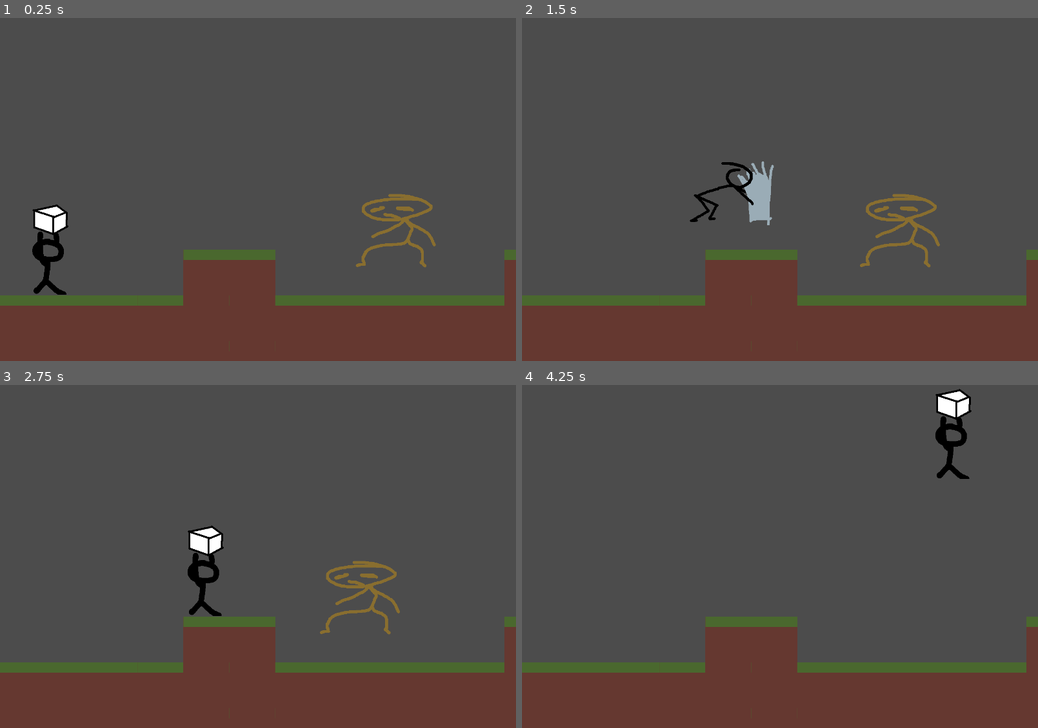
Above: before the commit, frames 1-4 (two rows, left to right).
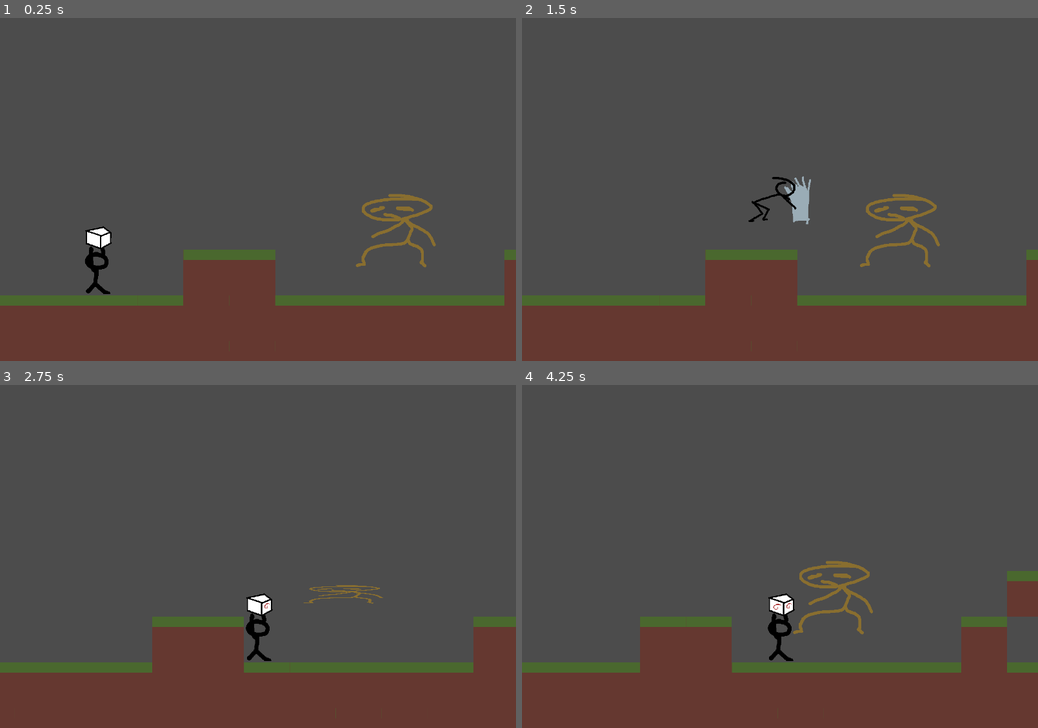
Above: after the commit, the same moments.

Repository: o-bedford/Monkey-Game
Game: Godot game, scene res://scene/level/Test_Movement.tscn
Two runs of this game, one before a commit and one after it. Both use one fixed random seed, a clock stepped at 60 frames per second and the inputs below. The project has no main scene, so this scene is started directly.
Inputs:
- Up to frame 1 (0.25 s): no input
- Up to frame 2 (1.5 s): hold X (steal_attack) 0.53-1.28 s; hold Right (ui_right) from 0.53 s (still down); tap Up (ui_up) at 0.77 s; tap X (steal_attack) at 1.35 s
- Up to frame 3 (2.75 s): tap Up (ui_up) at 1.52 s; release Right (ui_right) at 2.03 s; hold Left (ui_left) from 2.03 s (still down); hold X (steal_attack) from 2.03 s (still down)
- Up to frame 4 (4.25 s): release Left (ui_left) at 2.78 s; release X (steal_attack) at 2.78 s; hold Right (ui_right) from 2.78 s (still down); tap X (steal_attack) at 2.85 s; tap Up (ui_up) at 3.02, 3.77 s; hold X (steal_attack) from 3.53 s (still down)

The runs differ from the first frame. In frame 1, 1.5% of the frame differs, in the area x 6-22%, y 54-81%; in frame 2, 1.6%; in frame 3, 5.0%; in frame 4, 8.7%, in the area x 22-100%, y 1-84%.

Commit message:
Player movement done, squash, camera, cube stuff

Diff:
--- a/project.godot
+++ b/project.godot
@@ -18,8 +18,8 @@
 window/size/width=1440
 window/size/height=1080
 window/size/resizable=false
-window/size/test_width=720
-window/size/test_height=540
+window/size/test_width=1080
+window/size/test_height=810
 window/stretch/mode="2d"
 window/stretch/aspect="keep"
 
--- a/scene/entity/Enemy.gd
+++ b/scene/entity/Enemy.gd
@@ -6,13 +6,20 @@
 
 export(int, "Fire", "Elec", "Rock", "Midas") var holding_power
 
+var is_squashed
+var squash_count = 0
+
 func _ready():
 	randomize()
 	facing = -1
 	holding_power = 1
 
+func _process(delta):
+	if squash_count > 2:
+		queue_free()
+
 func _physics_process(delta):
-	if !is_on_wall():
+	if !is_squashed:
 		velocity.x = speed * facing
 	move_and_slide(velocity, Vector2.UP)
 	if is_on_wall():
@@ -20,3 +27,12 @@
 
 func get_power():
 	return holding_power
+
+func squash():
+	squash_count += 1
+	is_squashed = true
+	$Sprite.scale.y = 0.25
+	velocity.x = 0
+	yield(get_tree().create_timer(1), "timeout")
+	$Sprite.scale.y = 1
+	is_squashed = false
--- a/scene/entity/Player.gd
+++ b/scene/entity/Player.gd
@@ -10,11 +10,19 @@
 var velocity = Vector2.ZERO
 var canJumpButMightNotBeTouchingGround = true
 var jumpJustPressed = false
+var hitCanBePressed = true
 
 var dice_powers = []
+var Dice1
+var Dice2
+var Dice3
 
 func _ready():
-	pass # Replace with function body.
+	$"Hitbox/Hit Shape".disabled = true
+
+func _process(delta):
+	if dice_powers.size() > 6:
+		dice_powers.remove(0);
 
 func _physics_process(delta):
 
@@ -44,10 +52,29 @@
 	velocity.x = lerp(velocity.x, 0, 0.2)
 
 func _input(event):
-	if event.is_action_pressed("steal_attack"):
+	# If the player is able to cube smash, do it. Hide dice face sprites, apply hit texture, wait a bit, and reset
+	if event.is_action_pressed("steal_attack") and hitCanBePressed:
+		$"Hitbox/Hit Shape".disabled = false
+		hitCanBePressed = false
+		if Dice1 is Sprite:
+			Dice1.visible = false
+		if Dice2 is Sprite:
+			Dice2.visible = false
+		if Dice3 is Sprite:
+			Dice3.visible = false
 		$"Player Sprite".texture = hit_tex
-		yield(get_tree().create_timer(1), "timeout")
+		yield(get_tree().create_timer(0.7), "timeout")
 		$"Player Sprite".texture = normal_tex
+		if Dice1 is Sprite:
+			Dice1.visible = true
+		if Dice2 is Sprite:
+			Dice2.visible = true
+		if Dice3 is Sprite:
+			Dice3.visible = true
+		hitCanBePressed = true
+		setDiceSprites()
+		print(str(dice_powers))
+		$"Hitbox/Hit Shape".disabled = true
 
 # Makes the game less annoying
 func coyoteTime():
@@ -58,9 +85,27 @@
 	yield(get_tree().create_timer(.1), "timeout")
 	jumpJustPressed = false
 
-
 func _on_Area2D_body_entered(body):
 	if body.has_method("get_power"):
 		print(body.get_power())
 		dice_powers.append(body.get_power())
-		body.queue_free()
+		body.squash()
+
+func setDiceSprites():
+
+	if dice_powers.size() > 0 && dice_powers[0] != null:
+		if !Dice1 is Sprite:
+			Dice1 = Sprite.new()
+		Dice1.texture = load("res://assets/img/entity/player/" + str(dice_powers[0]) + "DiceSide1.png")
+		add_child(Dice1)
+
+	if dice_powers.size() > 1 && dice_powers[1] != null:
+		if !Dice2 is Sprite:
+			Dice2 = Sprite.new()
+		Dice2.texture = load("res://assets/img/entity/player/" + str(dice_powers[1]) + "DiceSide2.png")
+		add_child(Dice2)
+	if dice_powers.size() > 2 && dice_powers[2] != null:
+		if !Dice3 is Sprite:
+			Dice3 = Sprite.new()
+		Dice3.texture = load("res://assets/img/entity/player/" + str(dice_powers[2]) + "DiceSide3.png")
+		add_child(Dice3)
--- a/scene/entity/Player.tscn
+++ b/scene/entity/Player.tscn
@@ -4,15 +4,15 @@
 [ext_resource path="res://scene/entity/Player.gd" type="Script" id=2]
 
 [sub_resource type="CapsuleShape2D" id=1]
-radius = 47.0
-height = 82.0
+radius = 39.0
+height = 38.0
 
 [sub_resource type="CapsuleShape2D" id=2]
-radius = 44.0
-height = 88.0
+radius = 27.0
+height = 74.0
 
 [node name="Player" type="KinematicBody2D"]
-position = Vector2( 706, 451 )
+position = Vector2( 570, 748 )
 script = ExtResource( 2 )
 __meta__ = {
 "_edit_group_": true
@@ -21,17 +21,23 @@
 [node name="Player Sprite" type="Sprite" parent="."]
 texture = ExtResource( 1 )
 
-[node name="CollisionShape2D" type="CollisionShape2D" parent="."]
+[node name="Hurtbox" type="CollisionShape2D" parent="."]
 position = Vector2( 0, 42 )
 shape = SubResource( 1 )
 
 [node name="Dice Power" type="Sprite" parent="."]
 
-[node name="Area2D" type="Area2D" parent="."]
+[node name="Hitbox" type="Area2D" parent="."]
 
-[node name="Hit Shape" type="CollisionShape2D" parent="Area2D"]
+[node name="Hit Shape" type="CollisionShape2D" parent="Hitbox"]
 modulate = Color( 0.803922, 0.960784, 0.0431373, 1 )
-position = Vector2( 84, 48 )
+position = Vector2( 64, 30 )
 shape = SubResource( 2 )
 
-[connection signal="body_entered" from="Area2D" to="." method="_on_Area2D_body_entered"]
+[node name="Camera2D" type="Camera2D" parent="."]
+current = true
+limit_left = 0
+limit_bottom = 1080
+limit_smoothed = true
+
+[connection signal="body_entered" from="Hitbox" to="." method="_on_Area2D_body_entered"]
--- a/scene/level/Test_Movement.tscn
+++ b/scene/level/Test_Movement.tscn
@@ -71,7 +71,13 @@
 tile_data = PoolIntArray( 131095, 1, 0, 131096, 1, 0, 131097, 1, 0, 131098, 1, 0, 131099, 1, 0, 131100, 1, 0, 196624, 1 …(1041 unchanged characters)…
 
 [node name="KinematicBody2D" parent="." instance=ExtResource( 2 )]
-position = Vector2( 135, 736 )
+position = Vector2( 271, 747 )
 
 [node name="Enemy" parent="." instance=ExtResource( 3 )]
 position = Vector2( 1124, 703 )
+
+[node name="Enemy2" parent="." instance=ExtResource( 3 )]
+position = Vector2( 2610, 637 )
+
+[node name="Enemy3" parent="." instance=ExtResource( 3 )]
+position = Vector2( 1964, 695 )
Binary file added: assets/img/entity/player/1DiceSide1.png
Not shown, changed: assets/img/entity/player/1DiceSide1.png.import
Binary file added: assets/img/entity/player/1DiceSide2.png
Not shown, changed: assets/img/entity/player/1DiceSide2.png.import
Binary file added: assets/img/entity/player/1DiceSide3.png
Not shown, changed: assets/img/entity/player/1DiceSide3.png.import
Binary file removed: assets/img/entity/player/fireDiceSide1.png
Binary file removed: assets/img/entity/player/fireDiceSide2.png
Binary file removed: assets/img/entity/player/fireDiceSide3.png
Binary file changed: assets/img/entity/player/playerTEMP.png
Binary file changed: assets/img/entity/player/playerTEMPHIT.png
